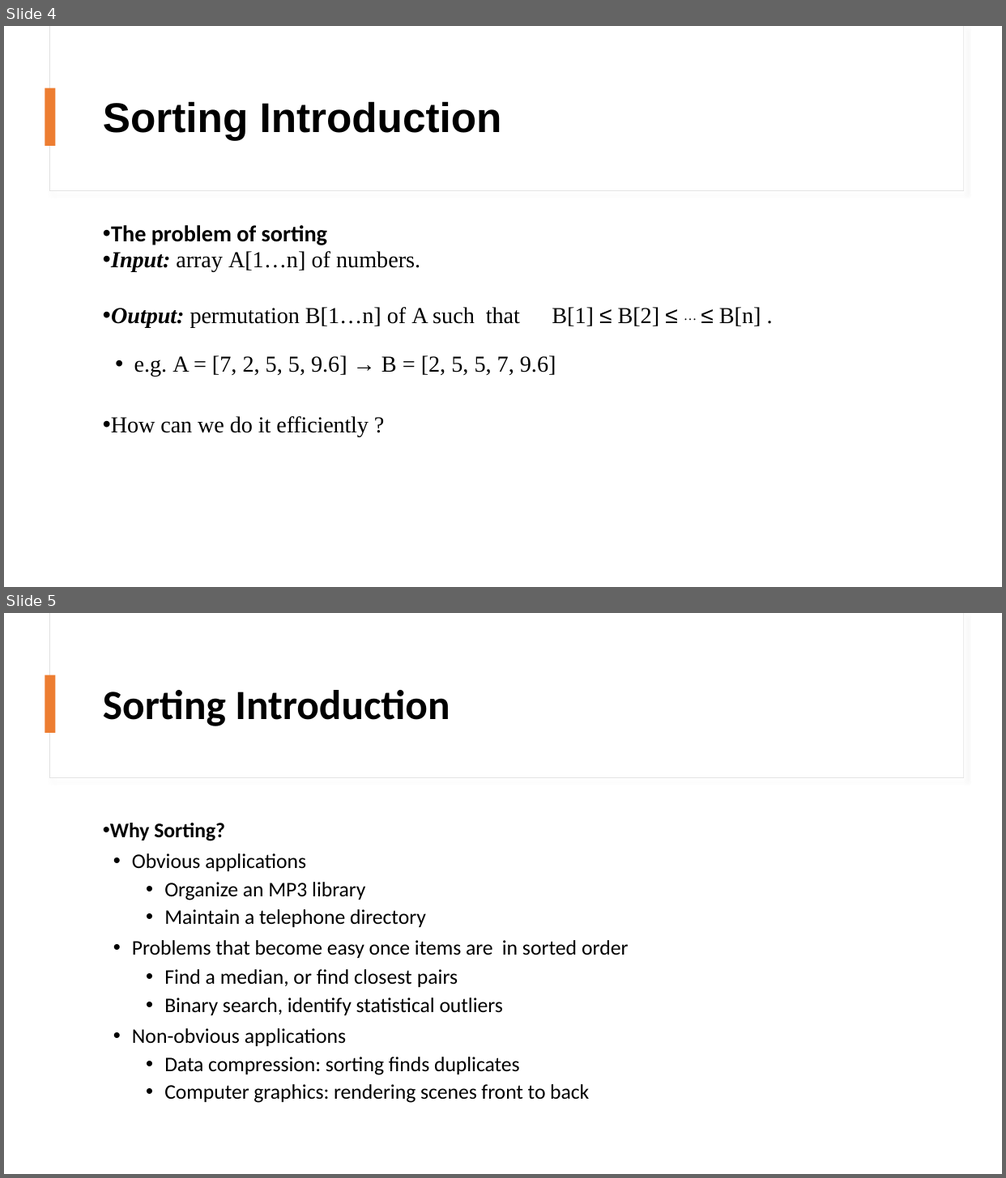
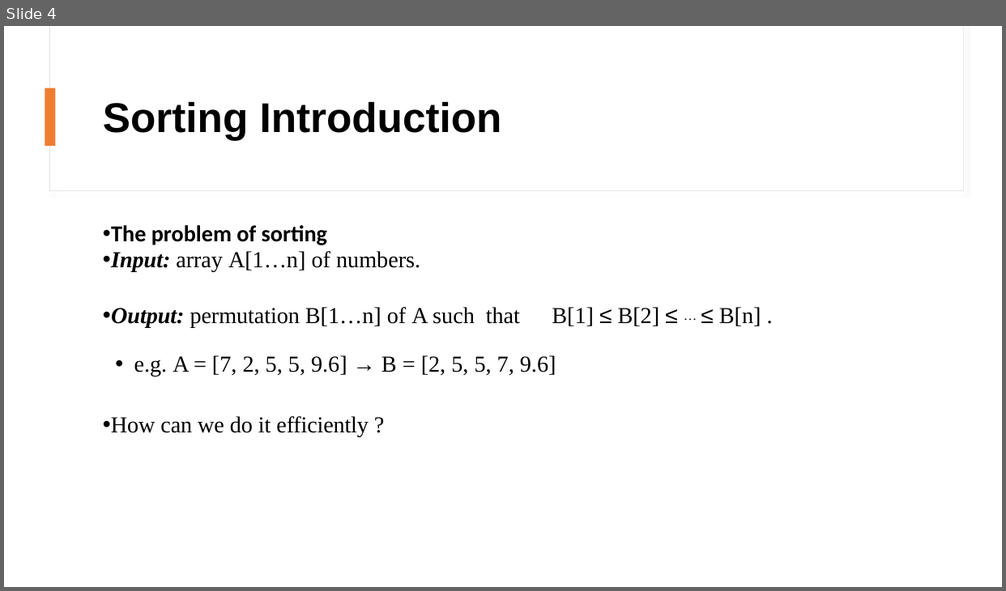
Before and after one commit to mohammednabwy/PowerPointTranslation, a slide deck: Files/DataStructureAndAlgorthimDesign.pptx. Shown one above the other, each under a label of ours: slides 4 and 5 before the commit, slide 4 after it. The pictures are 1006x1178 and 1006x591 pixels, drawn with LibreOffice and Linux fonts; fonts in the diff are those of the drawing. Boxes give left, top, right and bottom in pixels: in the first picture for what was removed or moved away, otherwise in the second. Text is boxed around its words. In the diff, an @@ line names an element or a change of style, - is before the commit and + after.

```diff
--- a/Files/DataStructureAndAlgorthimDesign.pptx
+++ b/Files/DataStructureAndAlgorthimDesign.pptx
@@ slide 5 removed at bbox=[4, 613, 1002, 1174], background #FFFFFF @@
@@ rectangle removed at bbox=[49, 613, 964, 778] @@
@@ rectangle removed at bbox=[50, 613, 964, 777] @@
@@ rectangle removed at bbox=[45, 675, 56, 733] @@
@@ title removed at bbox=[103, 690, 450, 726] @@
-Sorting Introduction
@@ text removed at bbox=[110, 823, 628, 1103] @@
-• Why Sorting?
-• Obvious applications
-  • Organize an MP3 library
-  • Maintain a telephone directory
-• Problems that become easy once items are in sorted order
-  • Find a median, or find closest pairs
-  • Binary search, identify statistical outliers
-• Non-obvious applications
-  • Data compression: sorting finds duplicates
-  • Computer graphics: rendering scenes front to back
```
Also in this commit, not shown: 35 other slides removed, 6 other files.
